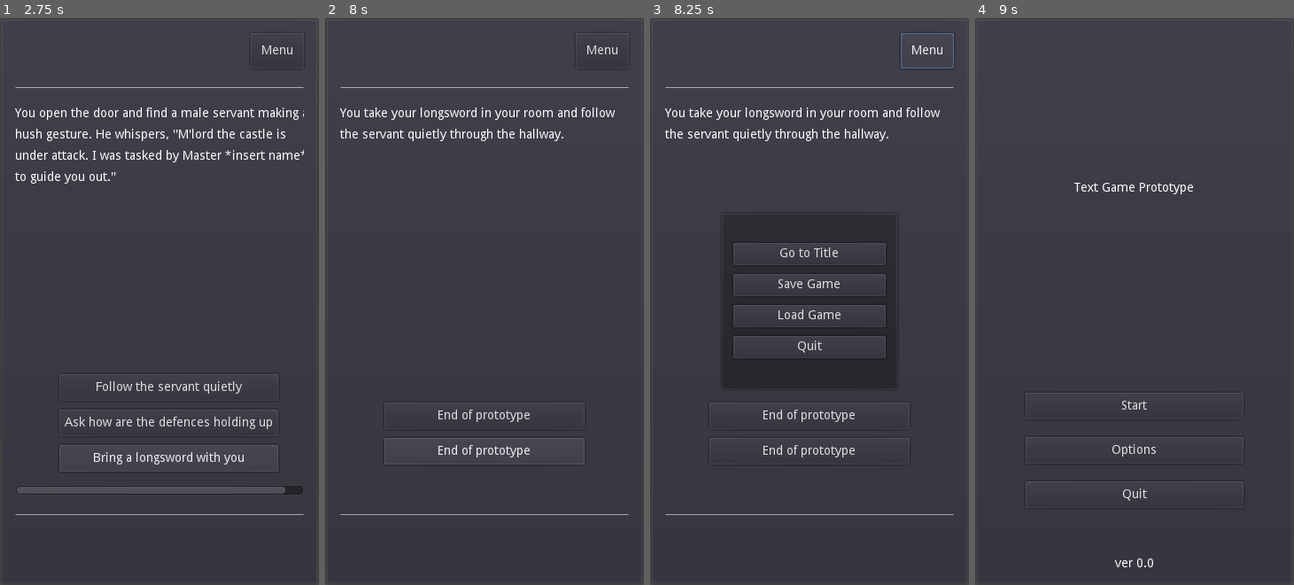
Above: before the commit, frames 1-4 (left to right).
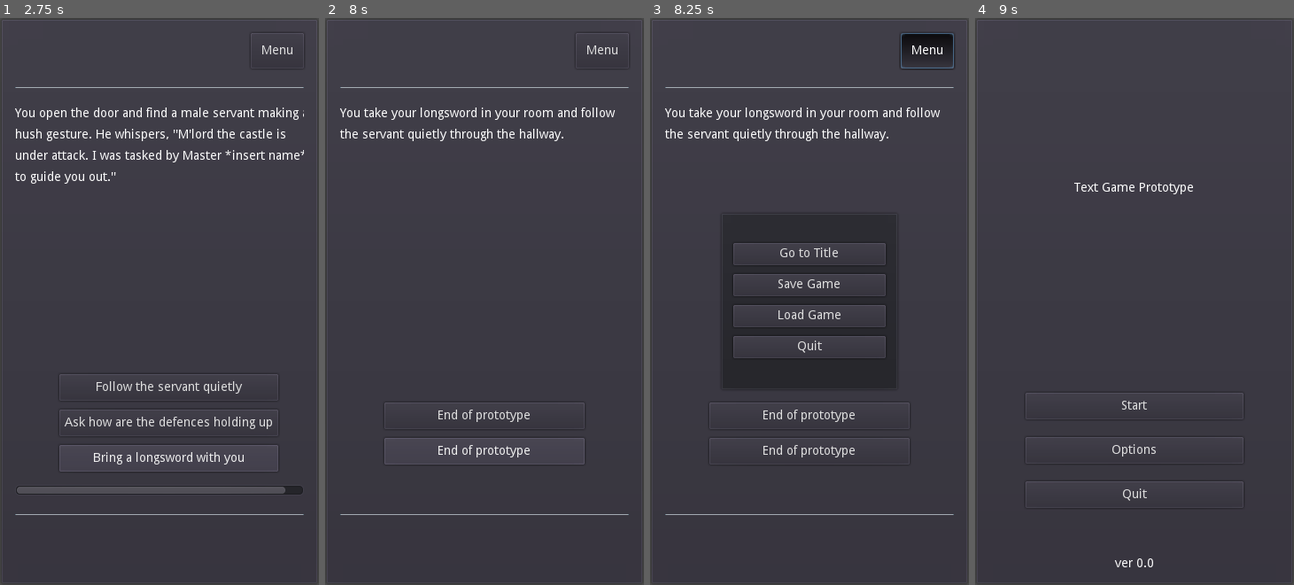
Above: after the commit, the same moments.

Repository: philipuriarte/A-Churchyard-of-Orphans
Game: Godot game, scene res://scenes/main.tscn
Two runs of this game, one before a commit and one after it. Both use one fixed random seed, a clock stepped at 60 frames per second and the inputs below.
Inputs:
- Up to frame 1 (2.75 s): click "Start" at 0.5 s; click "Continue" at 1.25 s; click "Open the door" at 2 s
- Up to frame 2 (8 s): click "Follow the servant quietly" at 2.75 s; click "End of prototype" at 3.5 s; click "End of prototype" at 4.25 s; click "End of prototype" at 5 s; click "End of prototype" at 5.75 s; click "End of prototype" at 6.5 s; click "End of prototype" at 7.25 s
- Up to frame 3 (8.25 s): click "Menu" at 8 s
- Up to frame 4 (9 s): click "Go to Title" at 8.75 s

Frames 1-2 are identical in both runs. In frame 3, 0.7% of the frame differs, in the area x 78-95%, y 2-8%; in frame 4, nothing differs.

Commit message:
Turn on toggle mode on MenuButton

Diff:
--- a/scenes/game_screen.tscn
+++ b/scenes/game_screen.tscn
@@ -42,6 +42,7 @@
 margin_right = 326.0
 margin_bottom = 40.0
 rect_min_size = Vector2( 60, 0 )
+toggle_mode = true
 text = "Menu"
 
 [node name="PopupMenu" parent="MarginContainer/MainCointainer/TopContainer/MenuButton" instance=ExtResource( 3 )]
